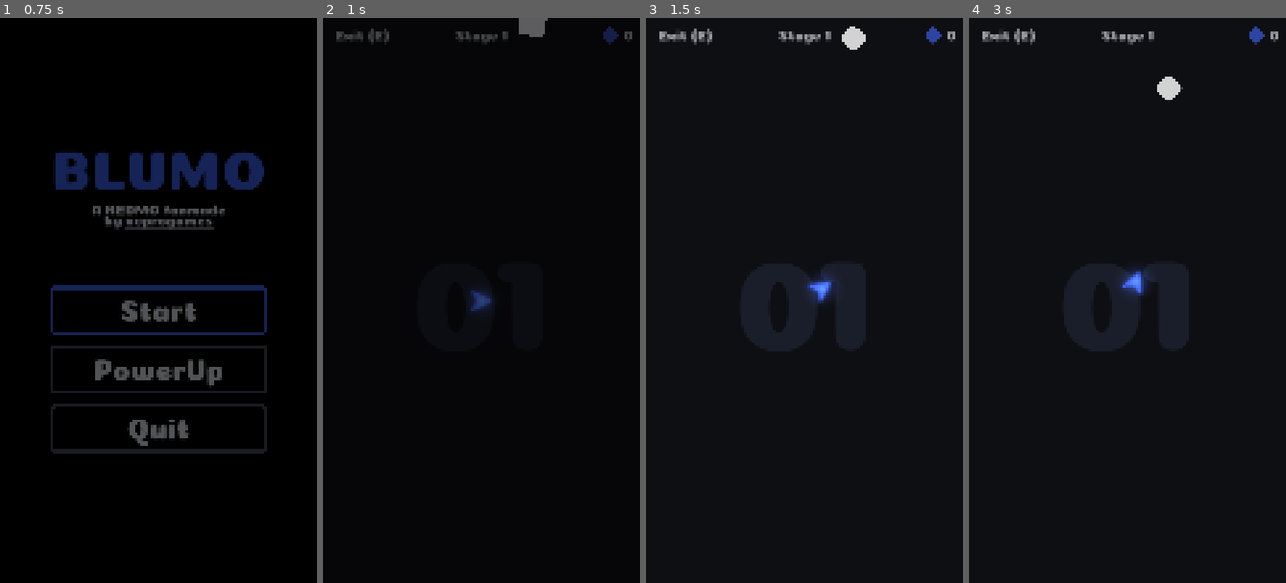
Above: before the commit, frames 1-4 (left to right).
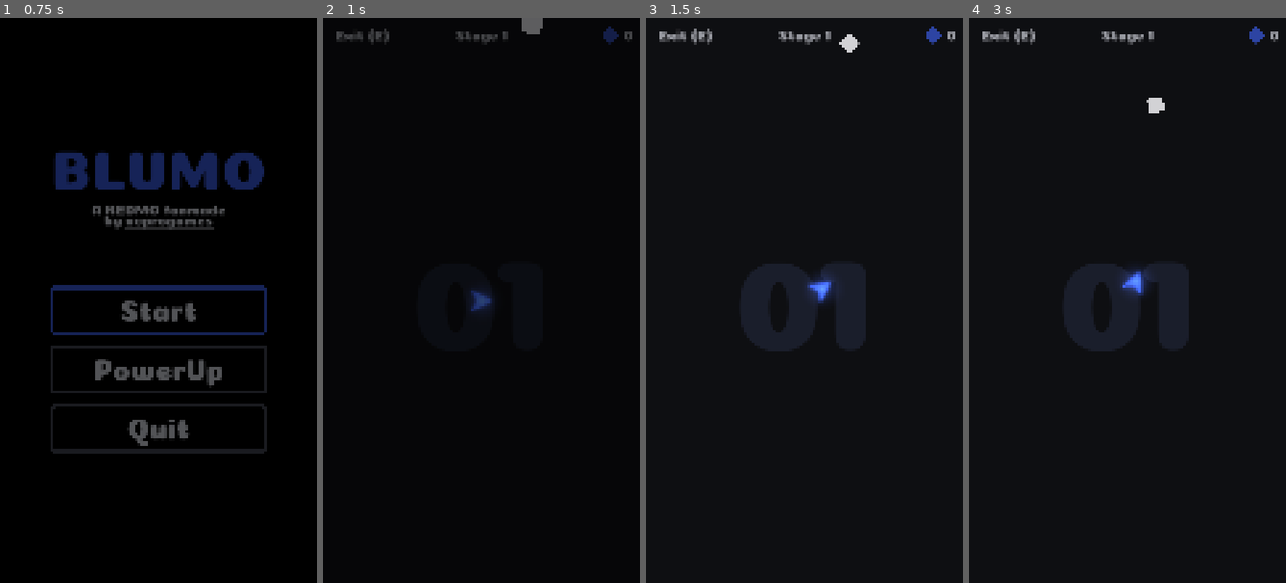
Above: after the commit, the same moments.

Repository: veprogames/blumo
Game: Godot game, scene res://src/main_menu/main_menu.tscn
Same seed, same stepped clock (60 frames per second), same inputs: the game is played once before the commit and once after it.
Inputs (mouse positions are in pixels of both pictures, inside the frame that each line leads up to):
- Up to frame 1 (0.75 s): click "Start" at 0.5 s
- Up to frame 2 (1 s): no input
- Up to frame 3 (1.5 s): move the mouse to (820, 300) at 1.27 s
- Up to frame 4 (3 s): move the mouse to (1111, 300) at 2.02 s; move the mouse to (1133, 289) at 2.77 s

Frame 1 is identical in both runs. In frame 2, less than 0.1% of the frame differs, in the area x 61-71%, y 0-4%; in frame 3, 0.2%; in frame 4, 0.4%, in the area x 56-68%, y 10-17%.

Commit message:
Refactor Edible Spawning and Behaviors

Diff:
--- a/src/edible/behavior/edible_behavior.gd
+++ /dev/null
@@ -1,10 +0,0 @@
-class_name EdibleBehavior
-extends Node2D
-
-@export var edible: Edible
-
-func _ready() -> void:
-	pass
-
-func _physics_process(_delta: float) -> void:
-	pass
--- a/src/edible/behavior/edible_behavior.tscn
+++ /dev/null
@@ -1,6 +0,0 @@
-[gd_scene load_steps=2 format=3 uid="uid://d1qjpjlxlevg4"]
-
-[ext_resource type="Script" uid="uid://dyl00c8vdnxs4" path="res://src/edible/behavior/edible_behavior.gd" id="1_0dndc"]
-
-[node name="EdibleBehavior" type="Node2D"]
-script = ExtResource("1_0dndc")
--- a/src/edible/behavior/edible_behavior_random_size.gd
+++ b/src/edible/behavior/edible_behavior_random_size.gd
@@ -1,5 +1,7 @@
 class_name EdibleBehaviorRandomSize
-extends EdibleBehavior
+extends Node
+
+@export var edible: Edible
 
 @export var min_size: float = 0.8
 @export var max_size: float = 1.1
--- a/src/edible/behavior/edible_behavior_random_size.tscn
+++ b/src/edible/behavior/edible_behavior_random_size.tscn
@@ -1,9 +1,6 @@
-[gd_scene load_steps=3 format=3 uid="uid://dussjem2bwrxj"]
+[gd_scene load_steps=2 format=3 uid="uid://bt0nfg0todtse"]
 
-[ext_resource type="PackedScene" uid="uid://d1qjpjlxlevg4" path="res://src/edible/behavior/edible_behavior.tscn" id="1_6gqxg"]
 [ext_resource type="Script" uid="uid://mbplnie5esor" path="res://src/edible/behavior/edible_behavior_random_size.gd" id="2_6tlpt"]
 
-[node name="EdibleBehaviorRandomSize" instance=ExtResource("1_6gqxg")]
+[node name="EdibleBehaviorRandomSize" type="Node"]
 script = ExtResource("2_6tlpt")
-min_size = 0.8
-max_size = 1.1
--- a/src/edible/behavior/edible_behavior_standard.gd
+++ b/src/edible/behavior/edible_behavior_standard.gd
@@ -1,5 +1,7 @@
 class_name EdibleBehaviorStandard
-extends EdibleBehavior
+extends Node2D
+
+@export var edible: Edible
 
 var speed: float
 var to_speed: float
@@ -16,8 +18,6 @@
 var from_edge: EdibleSpawner.LevelEdge
 
 func _ready() -> void:
-	super._ready()
-
 	await edible.ready
 
 	sprite_2d = edible.sprite_2d
@@ -40,8 +40,6 @@
 		.set_ease(Tween.EASE_IN_OUT)
 
 func _physics_process(delta: float) -> void:
-	super._physics_process(delta)
-
 	sprite_2d.rotate(delta * rotation_speed)
 
 	edible.position += direction_vector * speed * delta
--- a/src/edible/behavior/edible_behavior_standard.tscn
+++ b/src/edible/behavior/edible_behavior_standard.tscn
@@ -1,7 +1,6 @@
-[gd_scene load_steps=3 format=3 uid="uid://hougfbs3syj8"]
+[gd_scene load_steps=2 format=3 uid="uid://bx6blj6gtxrsg"]
 
-[ext_resource type="PackedScene" uid="uid://d1qjpjlxlevg4" path="res://src/edible/behavior/edible_behavior.tscn" id="1_mamxa"]
 [ext_resource type="Script" uid="uid://cuc8cqmj0hk16" path="res://src/edible/behavior/edible_behavior_standard.gd" id="2_yd414"]
 
-[node name="EdibleBehaviorStandard" instance=ExtResource("1_mamxa")]
+[node name="EdibleBehaviorStandard" type="Node2D"]
 script = ExtResource("2_yd414")
--- a/src/edible/edible.gd
+++ b/src/edible/edible.gd
@@ -65,3 +65,6 @@
 	tween_sprite.tween_property(sprite_2d, ^"modulate", EDIBLE_COLOR, 0.8) \
 		.set_ease(Tween.EASE_OUT) \
 		.set_trans(Tween.TRANS_EXPO)
+
+func get_movement_component() -> EdibleBehaviorStandard:
+	return get_node("EdibleBehaviorStandard")
--- a/src/edible/edible.tscn
+++ b/src/edible/edible.tscn
@@ -1,8 +1,10 @@
-[gd_scene load_steps=7 format=3 uid="uid://cfk6aw3v0herd"]
+[gd_scene load_steps=9 format=3 uid="uid://cfk6aw3v0herd"]
 
 [ext_resource type="Script" uid="uid://cv8chjs068okp" path="res://src/edible/edible.gd" id="1_n0a62"]
 [ext_resource type="Texture2D" uid="uid://blofy2qar2bv3" path="res://assets/edible/edible.png" id="2_tifuu"]
 [ext_resource type="Texture2D" uid="uid://dqutjy48rxjhr" path="res://assets/edible/glow.png" id="3_ulu02"]
+[ext_resource type="PackedScene" uid="uid://bt0nfg0todtse" path="res://src/edible/behavior/edible_behavior_random_size.tscn" id="4_fmkeu"]
+[ext_resource type="PackedScene" uid="uid://bx6blj6gtxrsg" path="res://src/edible/behavior/edible_behavior_standard.tscn" id="5_ecelb"]
 
 [sub_resource type="RectangleShape2D" id="RectangleShape2D_gjdqc"]
 size = Vector2(64, 64)
@@ -31,4 +33,10 @@
 scale = Vector2(0.5, 0.5)
 texture = ExtResource("2_tifuu")
 
+[node name="EdibleBehaviorRandomSize" parent="." node_paths=PackedStringArray("edible") instance=ExtResource("4_fmkeu")]
+edible = NodePath("..")
+
+[node name="EdibleBehaviorStandard" parent="." node_paths=PackedStringArray("edible") instance=ExtResource("5_ecelb")]
+edible = NodePath("..")
+
 [connection signal="area_entered" from="." to="." method="_on_area_entered"]
--- a/src/level/edible_spawner.gd
+++ b/src/level/edible_spawner.gd
@@ -6,8 +6,6 @@
 @export var level: Level
 
 var EdibleScene: PackedScene = preload("res://src/edible/edible.tscn")
-var EdibleBehaviorStandardScene: PackedScene = preload("res://src/edible/behavior/edible_behavior_standard.tscn")
-var EdibleBehaviorRandomSizeScene: PackedScene = preload("res://src/edible/behavior/edible_behavior_random_size.tscn")
 var EdibleExplosionScene: PackedScene = preload("res://src/edible/effect/edible_explosion.tscn")
 
 @onready var edibles: Node2D = $Edibles
@@ -75,17 +73,12 @@
 	var edible_position: Vector2 = get_random_position_for_edge(edge)
 
 	var edible: Edible = EdibleScene.instantiate() as Edible
-	var behavior: EdibleBehaviorStandard = EdibleBehaviorStandardScene.instantiate() as EdibleBehaviorStandard
-	var behavior_size: EdibleBehaviorRandomSize = EdibleBehaviorRandomSizeScene.instantiate() as EdibleBehaviorRandomSize
 
 	edible.position = edible_position
-	behavior.edible = edible
-	behavior.from_edge = edge
 
-	behavior_size.edible = edible
-
-	edible.add_child(behavior)
-	edible.add_child(behavior_size)
+	var movement_component: EdibleBehaviorStandard = edible.get_movement_component()
+	if movement_component:
+		movement_component.from_edge = edge
 
 	edible.eaten.connect(_on_edible_eaten)
 
Not shown, removed: src/edible/behavior/edible_behavior.gd.uid
